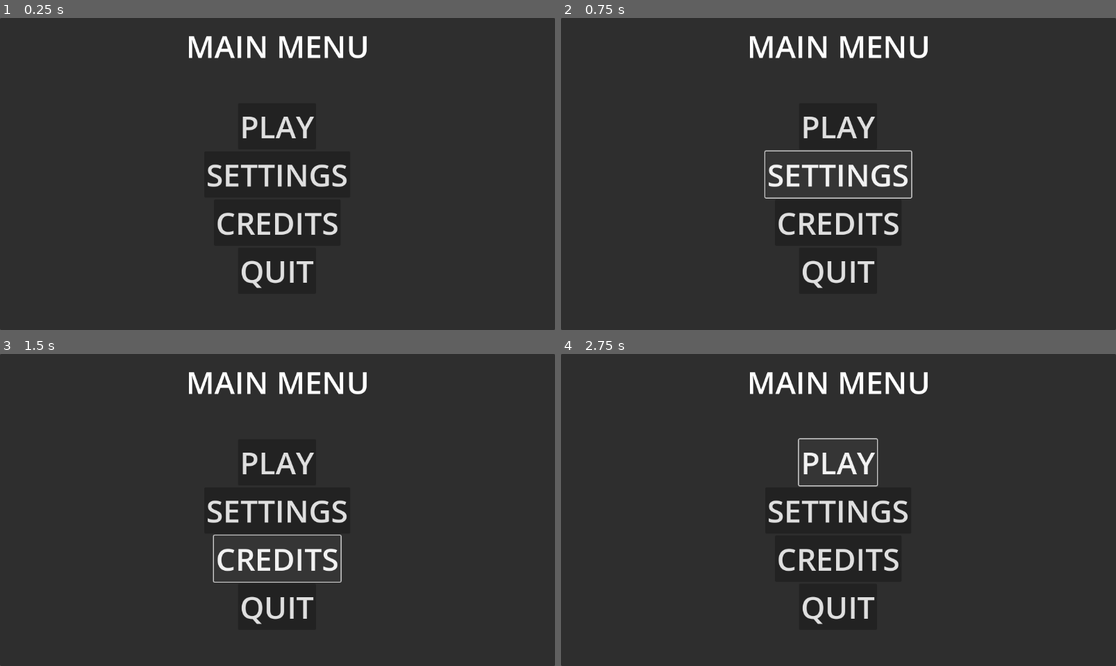
Above: before the commit, frames 1-4 (two rows, left to right).
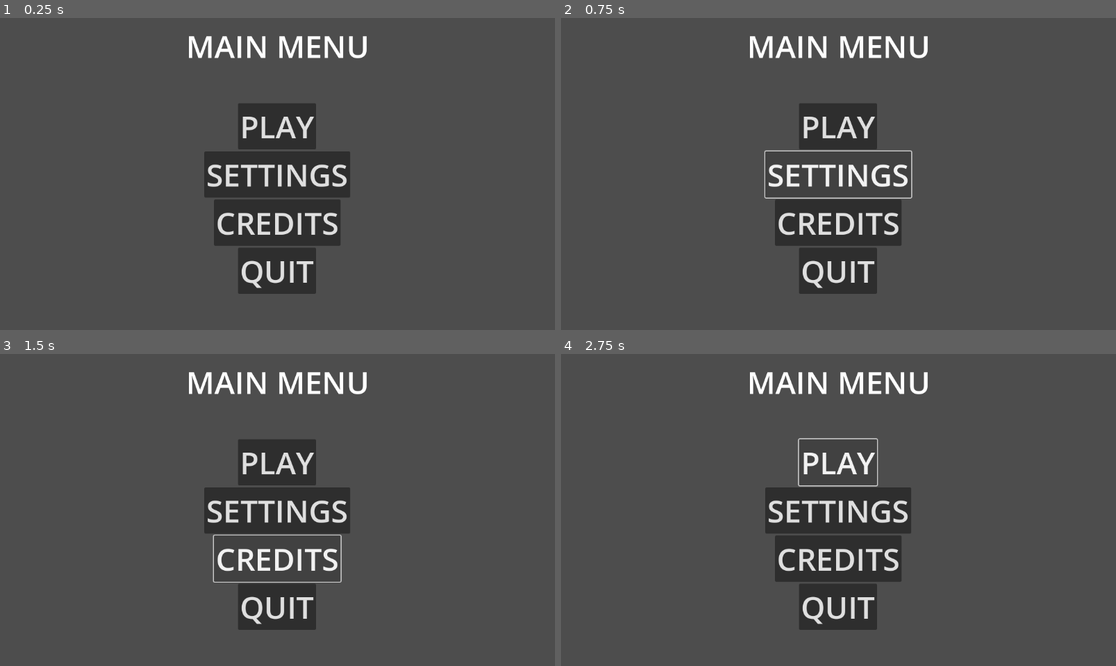
Above: after the commit, the same moments.

Repository: BrakingChanges/Project-AETHER
Game: Godot game, scene res://Main Menu.tscn
Same seed, same stepped clock (60 frames per second), same inputs: the game is played once before the commit and once after it.
Inputs:
- Up to frame 1 (0.25 s): no input
- Up to frame 2 (0.75 s): click "SETTINGS" at 0.5 s
- Up to frame 3 (1.5 s): click "CREDITS" at 1.25 s
- Up to frame 4 (2.75 s): click "PLAY" at 2 s

The runs differ from the first frame. In frame 1, 88% of the frame differs, in the area x 0-100%, y 0-100%; in frame 2, 87%; in frame 3, 87%; in frame 4, 87%.

Commit message:
Refined main menu

Diff:
--- a/Main Menu.tscn
+++ b/Main Menu.tscn
@@ -1,14 +1,17 @@
-[gd_scene load_steps=2 format=3 uid="uid://j8jh4hqnt6f3"]
+[gd_scene load_steps=3 format=3 uid="uid://j8jh4hqnt6f3"]
+
+[ext_resource type="Script" uid="uid://cun7hr3ybtba3" path="res://menu_manager.gd" id="1_5b7ti"]
 
 [sub_resource type="LabelSettings" id="LabelSettings_7yr4w"]
 font_size = 64
 
-[node name="Main Menu" type="Panel"]
+[node name="Main Menu" type="TextureRect"]
 anchors_preset = 15
 anchor_right = 1.0
 anchor_bottom = 1.0
 grow_horizontal = 2
 grow_vertical = 2
+script = ExtResource("1_5b7ti")
 
 [node name="VBoxContainer" type="CenterContainer" parent="."]
 layout_mode = 0
@@ -26,26 +29,31 @@
 offset_right = 1152.0
 offset_bottom = 648.0
 
-[node name="HFlowContainer" type="HFlowContainer" parent="CenterContainer"]
+[node name="ButtonContainer" type="HFlowContainer" parent="CenterContainer"]
 layout_mode = 2
 alignment = 1
 
-[node name="PlayButton" type="Button" parent="CenterContainer/HFlowContainer"]
+[node name="PlayButton" type="Button" parent="CenterContainer/ButtonContainer"]
 layout_mode = 2
 theme_override_font_sizes/font_size = 64
 text = "PLAY"
 
-[node name="SettingsButton" type="Button" parent="CenterContainer/HFlowContainer"]
+[node name="SettingsButton" type="Button" parent="CenterContainer/ButtonContainer"]
 layout_mode = 2
 theme_override_font_sizes/font_size = 64
 text = "SETTINGS"
 
-[node name="CreditsButton" type="Button" parent="CenterContainer/HFlowContainer"]
+[node name="CreditsButton" type="Button" parent="CenterContainer/ButtonContainer"]
 layout_mode = 2
 theme_override_font_sizes/font_size = 64
 text = "CREDITS"
 
-[node name="QuitButton" type="Button" parent="CenterContainer/HFlowContainer"]
+[node name="QuitButton" type="Button" parent="CenterContainer/ButtonContainer"]
 layout_mode = 2
 theme_override_font_sizes/font_size = 64
 text = "QUIT"
+
+[connection signal="pressed" from="CenterContainer/ButtonContainer/PlayButton" to="." method="_on_play_button_pressed"]
+[connection signal="pressed" from="CenterContainer/ButtonContainer/SettingsButton" to="." method="_on_settings_button_pressed"]
+[connection signal="pressed" from="CenterContainer/ButtonContainer/CreditsButton" to="." method="_on_credits_button_pressed"]
+[connection signal="pressed" from="CenterContainer/ButtonContainer/QuitButton" to="." method="_on_quit_button_pressed"]
--- /dev/null
+++ b/menu_manager.gd
@@ -0,0 +1,18 @@
+extends TextureRect
+
+
+
+func _on_play_button_pressed() -> void:
+	get_tree().change_scene_to_file("res://LevelSelect.tscn")
+
+
+func _on_settings_button_pressed() -> void:
+	get_tree().change_scene_to_file("res://Settings.tscn")
+
+
+func _on_credits_button_pressed() -> void:
+	get_tree().change_scene_to_file("res://Credits.tscn")
+
+
+func _on_quit_button_pressed() -> void:
+	get_tree().quit()
Not shown, added: menu_manager.gd.uid
